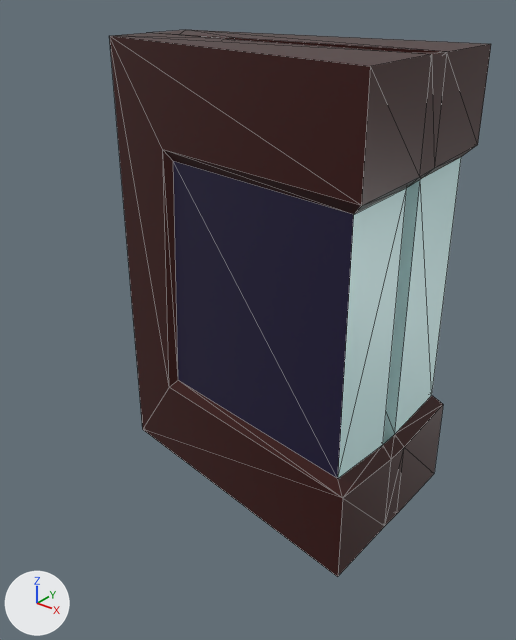
What one commit did to the glTF model models/wizard/wizard_weapon.glb.
The view is the same before and after, from a camera (50 mm lens) standing at (0.784, -0.796, 0.418) and looking at (0.194, -0.059, -0.039). Lighting does not change. The marker at lower left points along +X, +Y and +Z. Mesh edges are drawn as thin lines. Vertices at the same position are counted once.
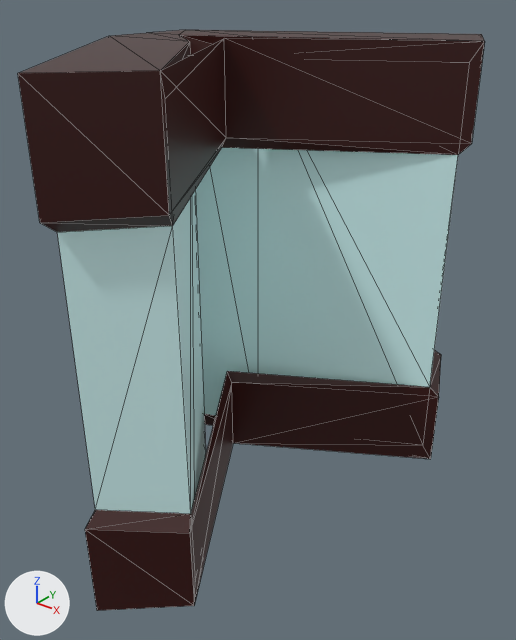
The newer file adds a shape key; the second version is drawn at full value of the shape key 'Open' of 'Cube', and the change is written as the vertex moves it makes.

Patch to the scene script:
```diff
--- a/models/wizard/wizard_weapon.glb.py
+++ b/models/wizard/wizard_weapon.glb.py
@@ me_cube @@
 # used by ob_cube; location = (0.0, 0.0, 0.0)
-me_cube.from_pydata(...)  # 54 vertices, 108 faces; spans x -0.068..0.411, y -0.153..0.145, z -0.338..0.338
+me_cube.from_pydata(...)  # 62 vertices, 120 faces; spans x -0.068..0.387, y -0.401..0.295, z -0.338..0.338
+# me_cube part 1
+# 14 vertices are removed from x 0.391..0.411, y -0.153..-0.018, z -0.338..0.338
+# 44 faces are deleted
+# 4 vertices in x 0.409, y 0.017, z -0.337..0.337 move by (-0.022, 0.161, 0.0)
+# 4 vertices in x 0.409, y 0.145, z -0.337..0.337 move by (-0.076, 0.15, 0.0)
+# 4 vertices in x 0.393, y 0.016, z -0.311..0.31 move by (-0.021, 0.155, 0.0)
+# 10 vertices move from x 0.093..0.393, y -0.006..0.134, z -0.337..0.337 to x 0.086..0.323, y -0.074..0.278, z -0.337..0.337
+# 22 vertices are added at x 0.076..0.287, y -0.401..0.003, z -0.338..0.338
+# 56 new faces join them
 me_cube.materials.append(mat_material_001)
```

Location of each change, (x1, y1, x2, y2) in pixels of the pictures (516 x 640 px; the box of a moved part takes in the faces that stretch with it):
'Cube', reshaped (22% wider, 6% taller): before (109, 30, 491, 577); after (18, 30, 485, 611)
part 1 of me_cube, moved or reshaped: before (110, 30, 491, 577); after (18, 30, 485, 611)
